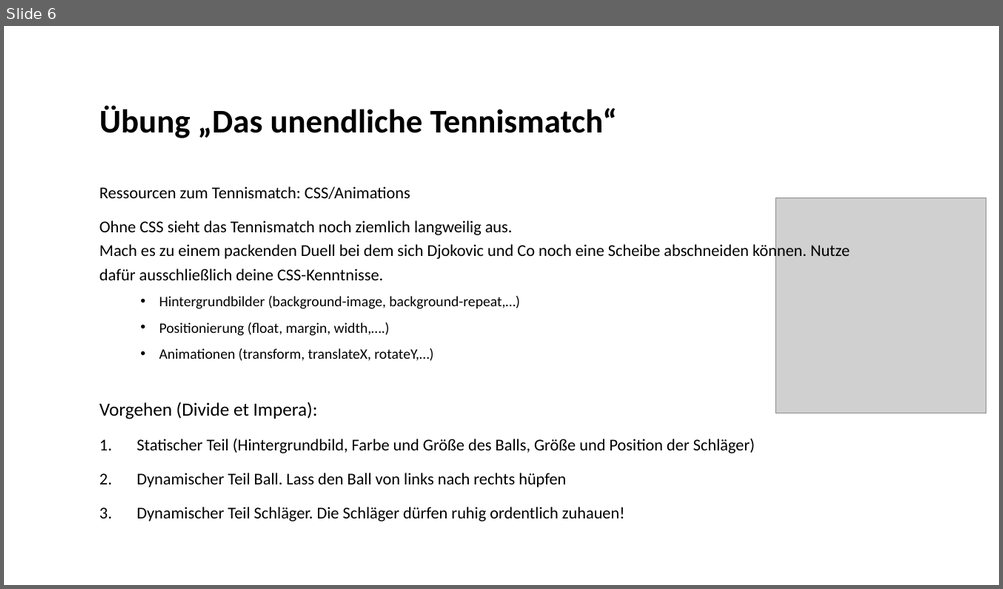
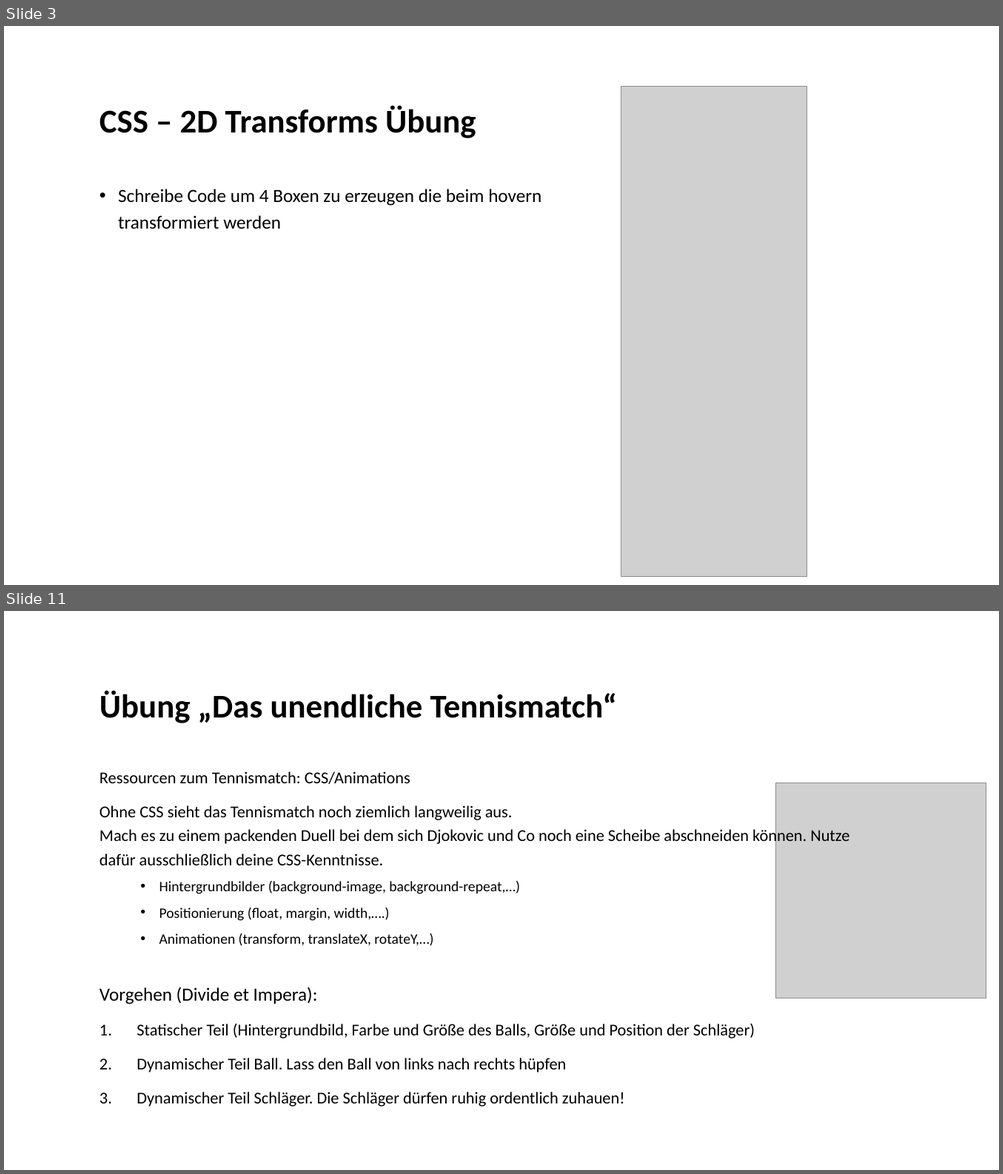
Before and after one commit to Holdo89/Webentwicklung_24_25, a slide deck: 3. CSS/Slides/CSS Transformation&Animation.pptx. Shown one above the other, each under a label of ours: slide 6 before the commit, slides 3 and 11 after it; the slides between them are not shown. The pictures are 1003x589 and 1003x1174 pixels, drawn with LibreOffice and Linux fonts; fonts in the diff are those of the drawing; grey boxes stand for pictures; background and template pictures are left out. Boxes give left, top, right and bottom in pixels: in the first picture for what was removed or moved away, otherwise in the second. Text is boxed around its words. In the diff, an @@ line names an element or a change of style, - is before the commit and + after.

```diff
--- a/3. CSS/Slides/CSS Transformation&Animation.pptx
+++ b/3. CSS/Slides/CSS Transformation&Animation.pptx
@@ slide 3 added at (4, 26, 999, 585), background #FFFFFF @@
@@ picture added at (621, 87, 807, 577) @@
@@ title added at (99, 105, 476, 138), 32 pt, text #000000, bold @@
+CSS – 2D Transforms Übung
@@ text added at (118, 189, 541, 230), 18 pt, text #000000 @@
+• Schreibe Code um 4 Boxen zu erzeugen die beim hovern transformiert werden
@@ what was slide 6 is now slide 11 @@
```
Also in this commit, not shown: 4 slides changed, 4 other slides added, 6 other files.
